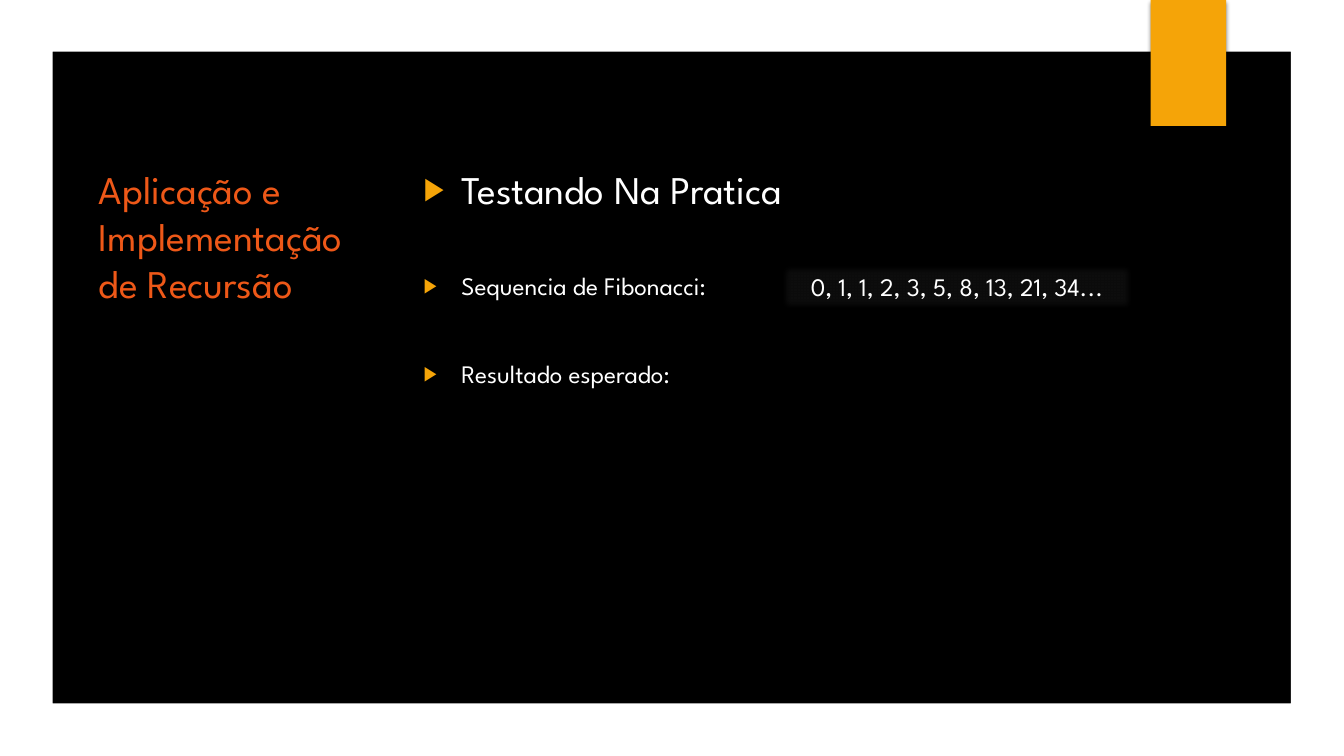
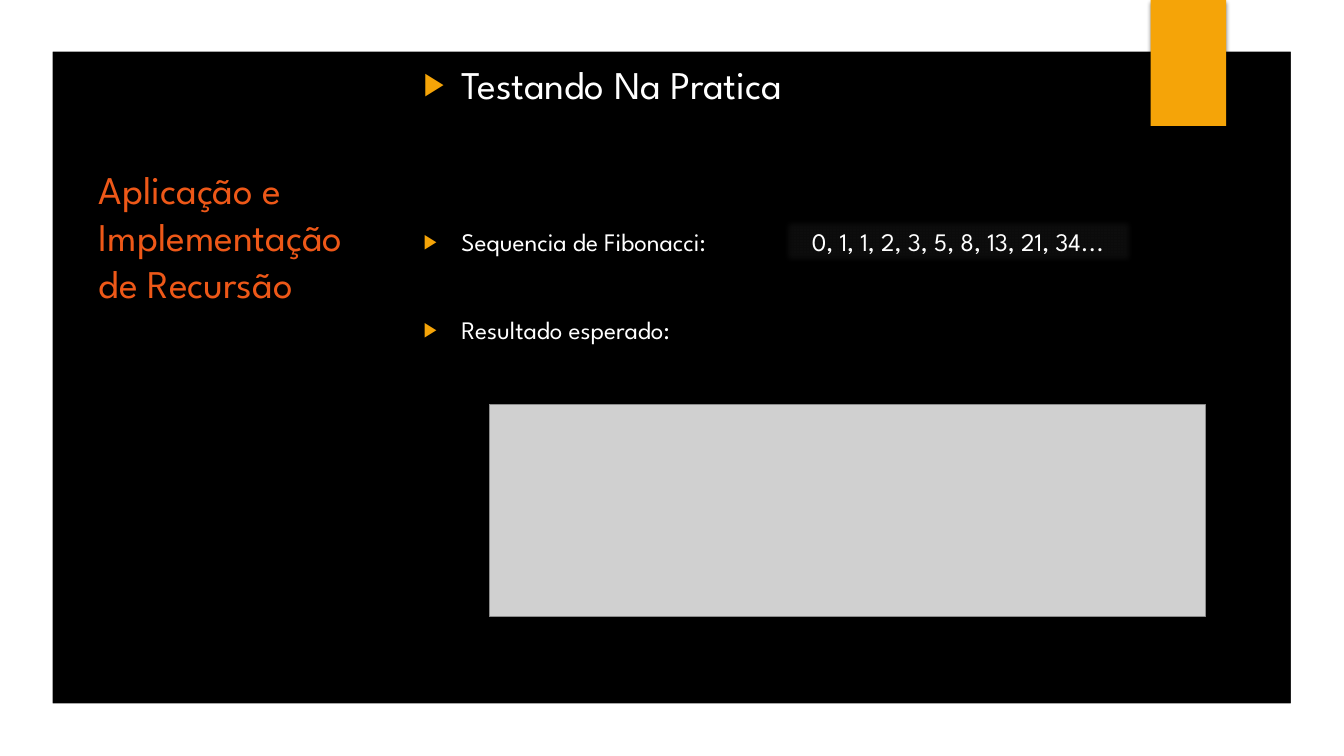
Before and after one commit to yLeonardo/Mini_curso_python, a slide deck: slide 16 of Curso_Python.pptx. Drawn at 1344x756 pixels with LibreOffice and Linux fonts; fonts in the diff are those of the drawing; grey boxes stand for pictures; background and template pictures are left out. Boxes give left, top, right and bottom in pixels: in the first picture for what was removed or moved away, otherwise in the second. Text is boxed around its words. In the diff, an @@ line names an element or a change of style, - is before the commit and + after.

```diff
--- a/Curso_Python.pptx
+++ b/Curso_Python.pptx
@@ text "Testando Na Pratica" rewrapped from [461, 177, 783, 389] to [461, 72, 783, 345] @@
@@ rectangle "0, 1, 1, 2, 3, ...": place and size @@
-rectangle "0, 1, 1, 2, 3, ..." at [780, 262, 1134, 312]
+rectangle "0, 1, 1, 2, 3, ..." at [781, 217, 1135, 266]
@@ picture added at [490, 404, 1206, 617] @@
```
Also in this commit, not shown: 8 slides added, 1 other file.
